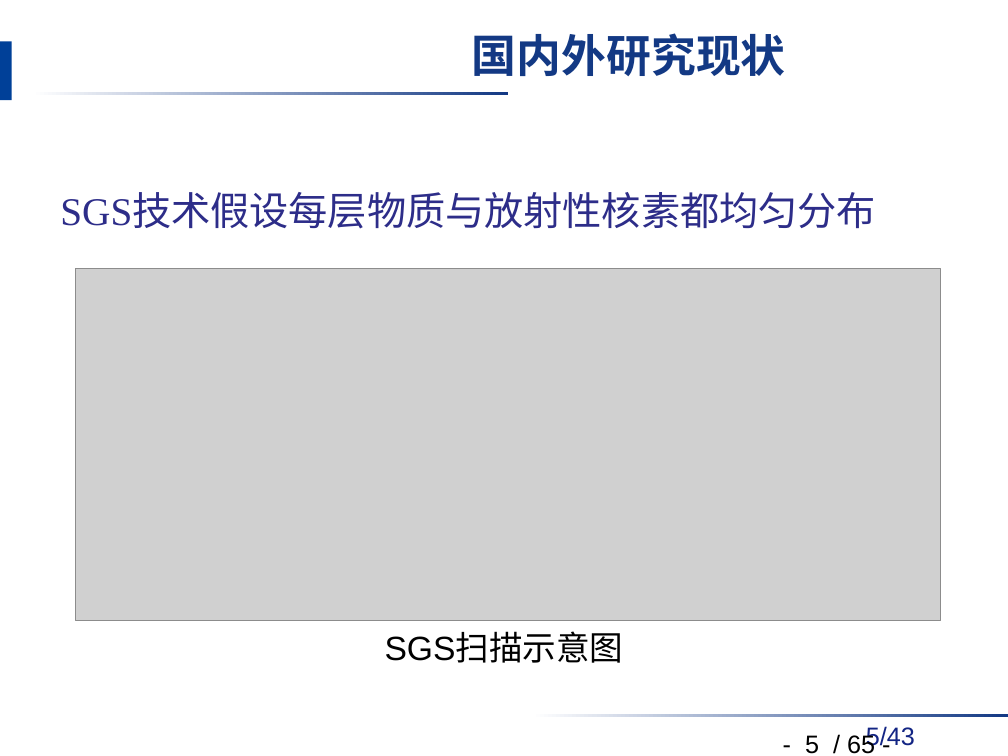
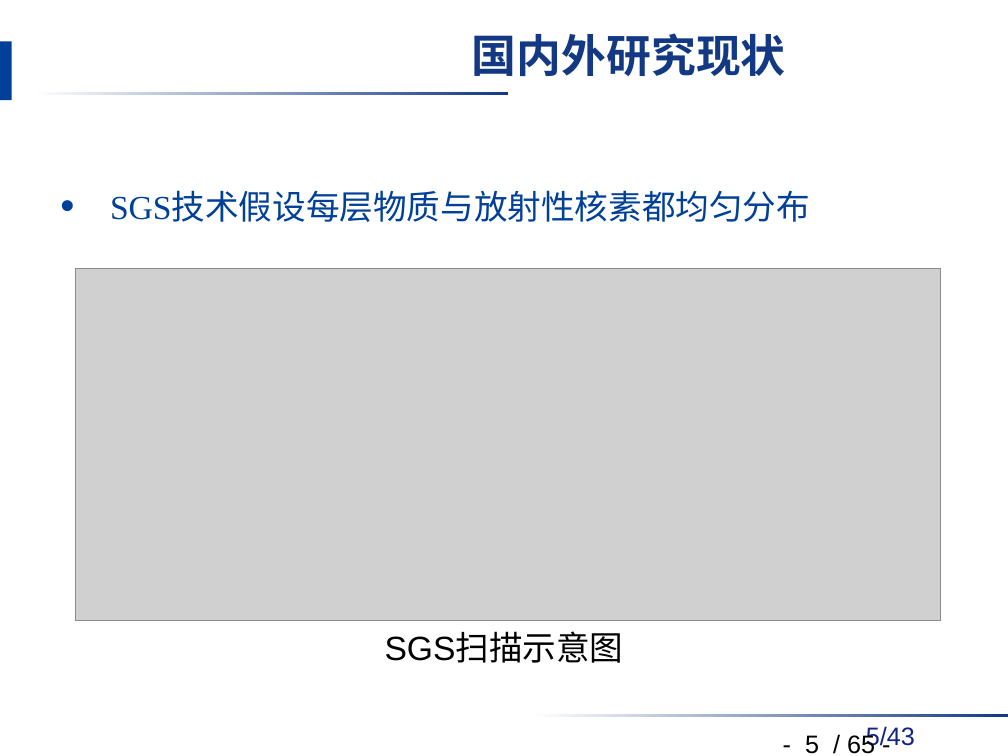
Before and after one commit to danxibao/NDAPapers, a slide deck: slide 5 of 答辩/毕业答辩报告v2-饶开源.pptx. Drawn at 1008x756 pixels with LibreOffice and Linux fonts; fonts in the diff are those of the drawing; grey boxes stand for pictures; background and template pictures are left out. Boxes give left, top, right and bottom in pixels: in the first picture for what was removed or moved away, otherwise in the second. Text is boxed around its words. In the diff, an @@ line names an element or a change of style, - is before the commit and + after.

```diff
--- a/答辩/毕业答辩报告v2-饶开源.pptx
+++ b/答辩/毕业答辩报告v2-饶开源.pptx
@@ text "SGS技术假设每层物质与放射性核素都均匀分布" at bbox=[110, 192, 810, 222]: size 28 to 24 pt, text colour #2D2D89 to #004098; bullet none to • @@
```
Also in this commit, not shown: 19 other slides changed, 2 slides added.
